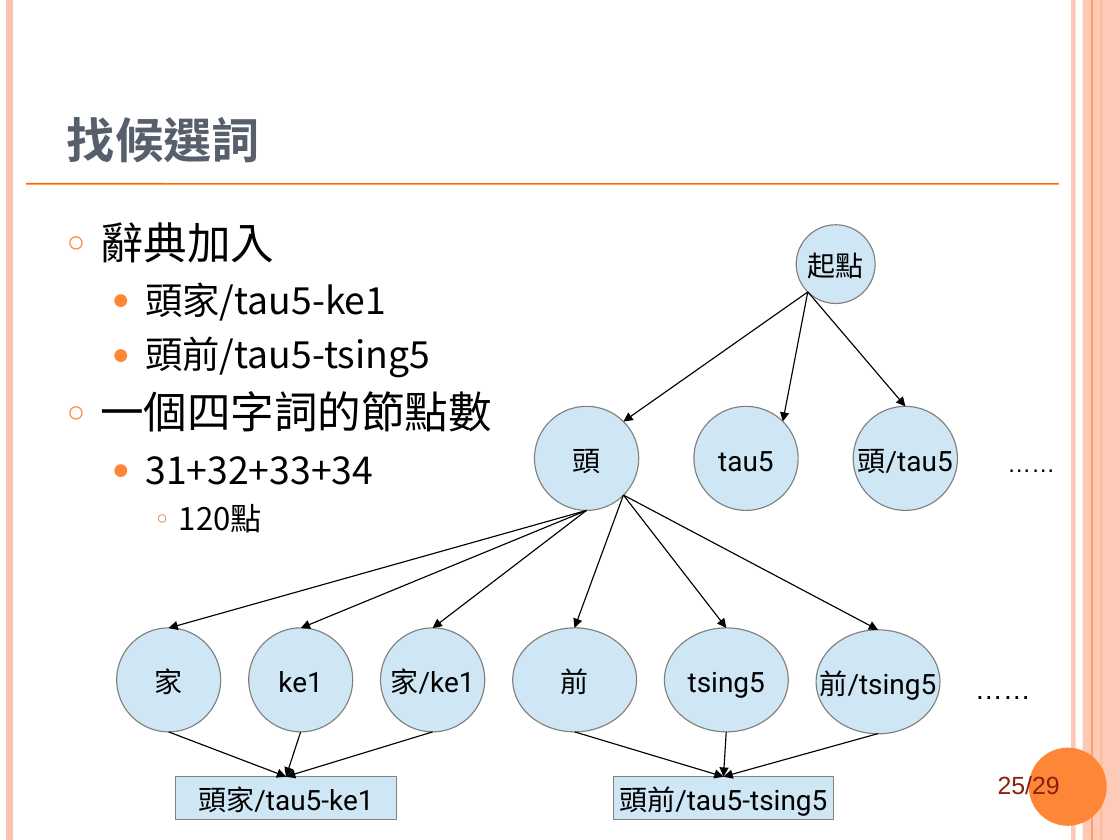
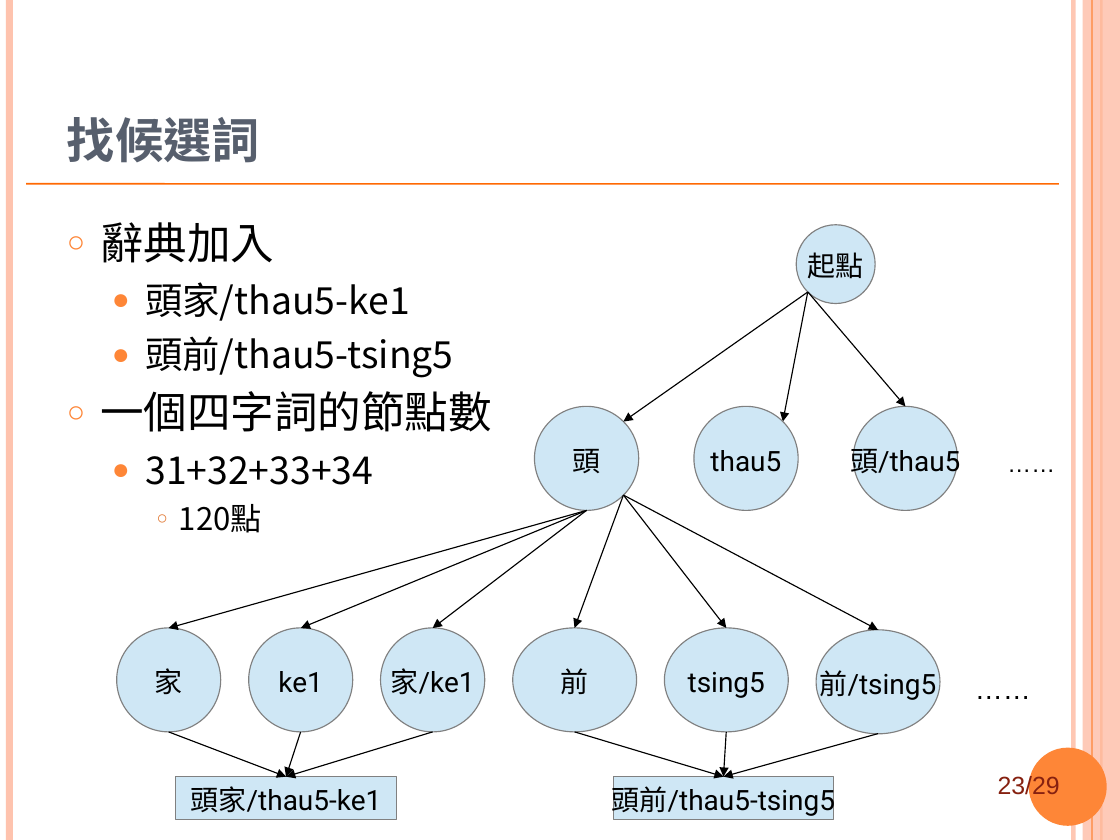
Before and after one commit to sih4sing5hong5/po3-ko3_tau5-iann2-phinn3, a slide deck: slide 23 of 翻譯報告.ppt (slide 25 before the commit). Drawn at 1120x840 pixels with LibreOffice and Linux fonts; fonts in the diff are those of the drawing; background and template pictures are left out. Boxes give left, top, right and bottom in pixels: in the first picture for what was removed or moved away, otherwise in the second. Text is boxed around its words. In the diff, an @@ line names an element or a change of style, - is before the commit and + after.

```diff
--- a/翻譯報告.ppt
+++ b/翻譯報告.ppt
@@ text at box(145, 282, 453, 378): text changed @@
-  ● 頭家/tau5-ke1
-  ● 頭前/tau5-tsing5
+  ● 頭家/thau5-ke1
+  ● 頭前/thau5-tsing5
@@ text in ellipse at box(850, 443, 960, 479): text changed @@
-頭/tau5
+頭/thau5
@@ text in ellipse at box(710, 450, 781, 472): text changed @@
-tau5
+thau5
@@ page number at box(998, 774, 1060, 800): text changed @@
-25/29
+23/29
@@ text in rectangle at box(191, 786, 382, 813): text changed @@
-頭家/tau5-ke1
+頭家/thau5-ke1
@@ text in rectangle at box(612, 782, 835, 818): text changed @@
-頭前/tau5-tsing5
+頭前/thau5-tsing5
```
Also in this commit, not shown: 6 other slides changed, 1 slide added.
